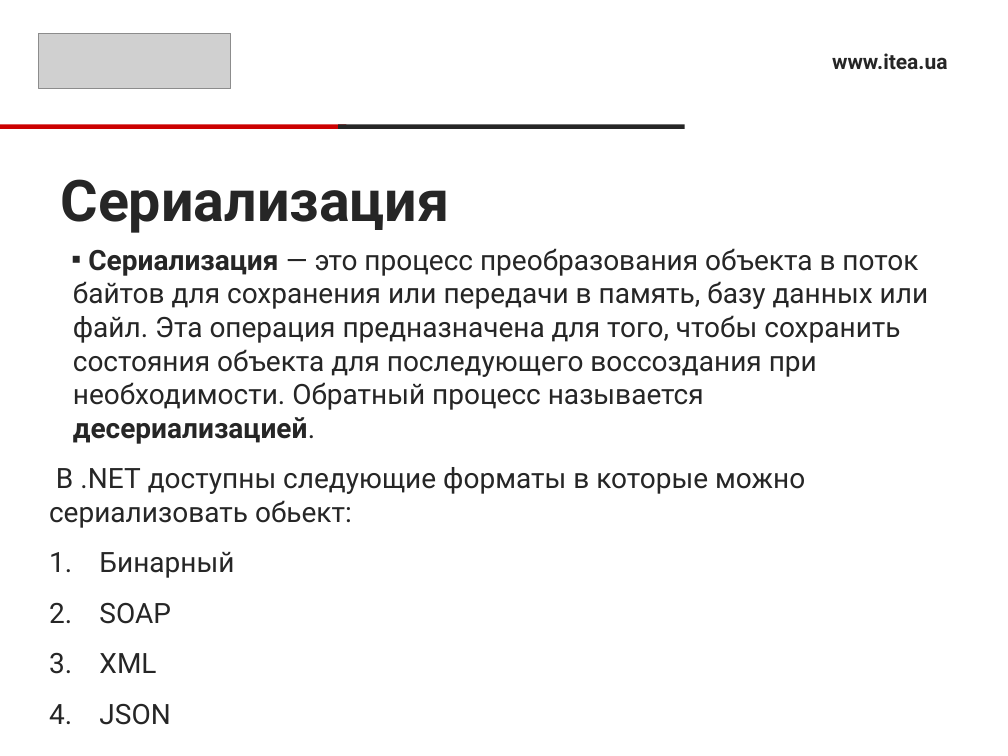
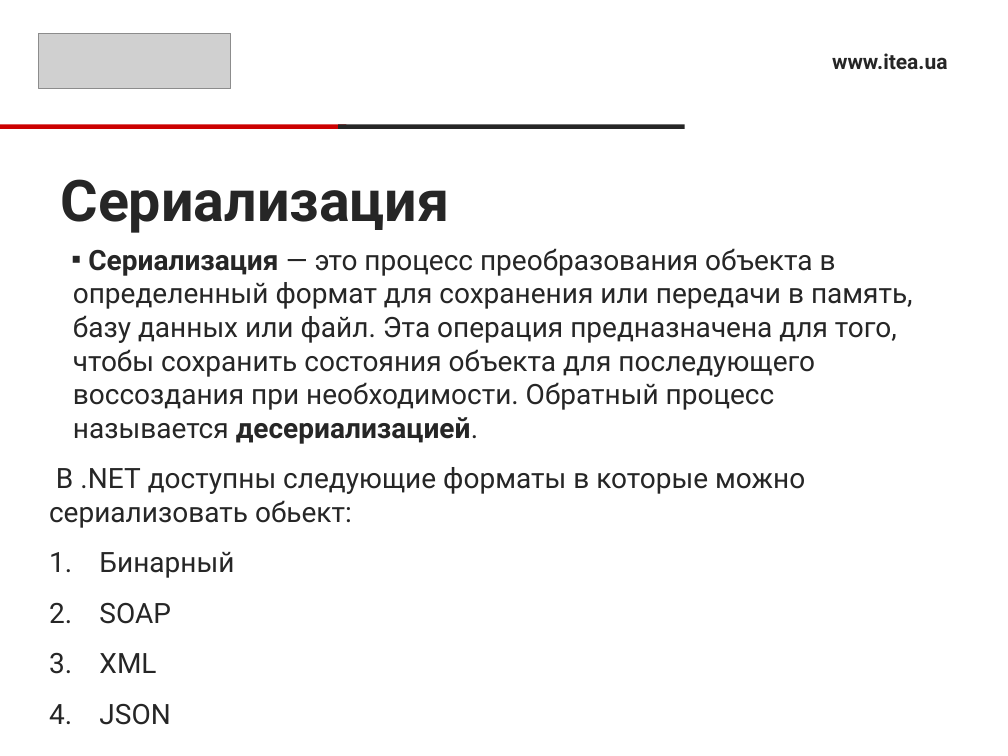
Before and after one commit to RusyaOne/CSharpAdvanced---19.01.2021, a slide deck: slide 6 of 10.Serialization/SerializationPresentation.pptx. Drawn at 1008x756 pixels with LibreOffice and Linux fonts; fonts in the diff are those of the drawing; grey boxes stand for pictures. Boxes give left, top, right and bottom in pixels: in the first picture for what was removed or moved away, otherwise in the second. Text is boxed around its words. In the diff, an @@ line names an element or a change of style, - is before the commit and + after.

```diff
--- a/10.Serialization/SerializationPresentation.pptx
+++ b/10.Serialization/SerializationPresentation.pptx
@@ text at (x1=73, y1=248, x2=913, y2=444): text changed @@
-▪ Сериализация — это процесс преобразования объекта в поток байтов для сохранения или передачи в память, базу данных или файл. Эта операция предназначена для того, чтобы сохранить состояния объекта для последующего воссоздания при необходимости. Обратный процесс называется десериализацией.
+▪ Сериализация — это процесс преобразования объекта в определенный формат для сохранения или передачи в память, базу данных или файл. Эта операция предназначена для того, чтобы сохранить состояния объекта для последующего воссоздания при необходимости. Обратный процесс называется десериализацией.
```
Also in this commit, not shown: 1 other file.
